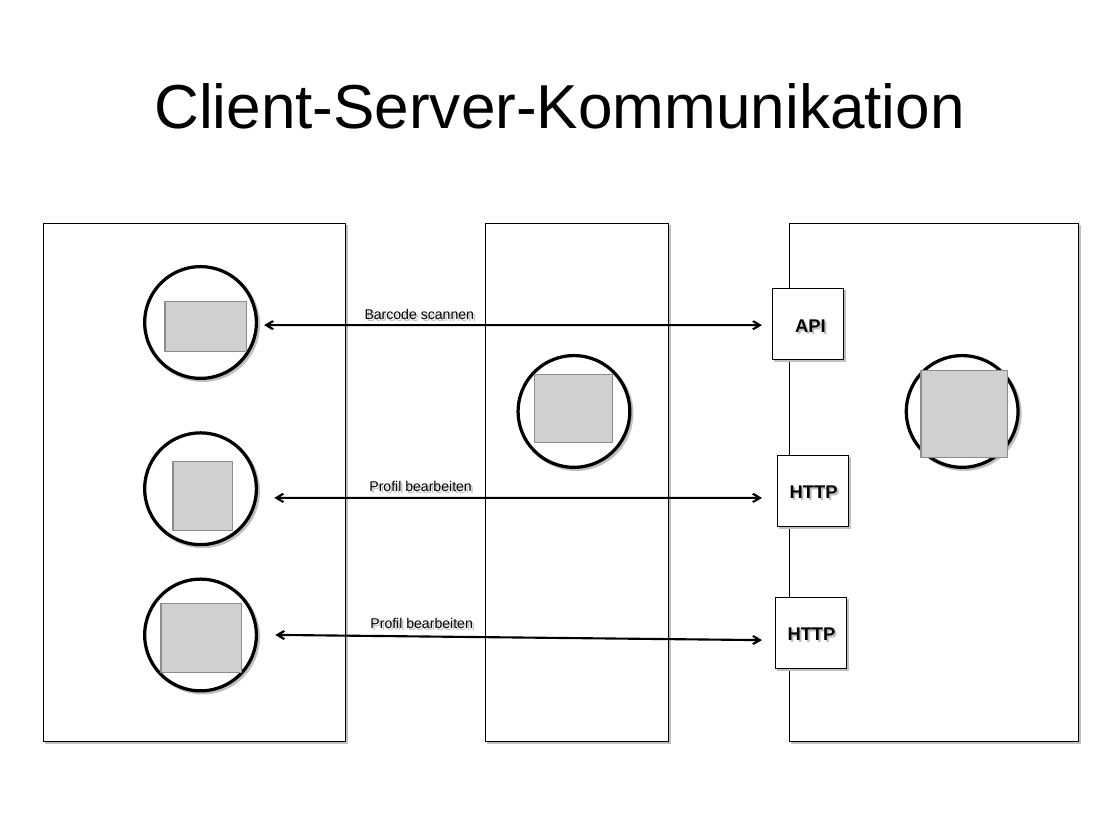
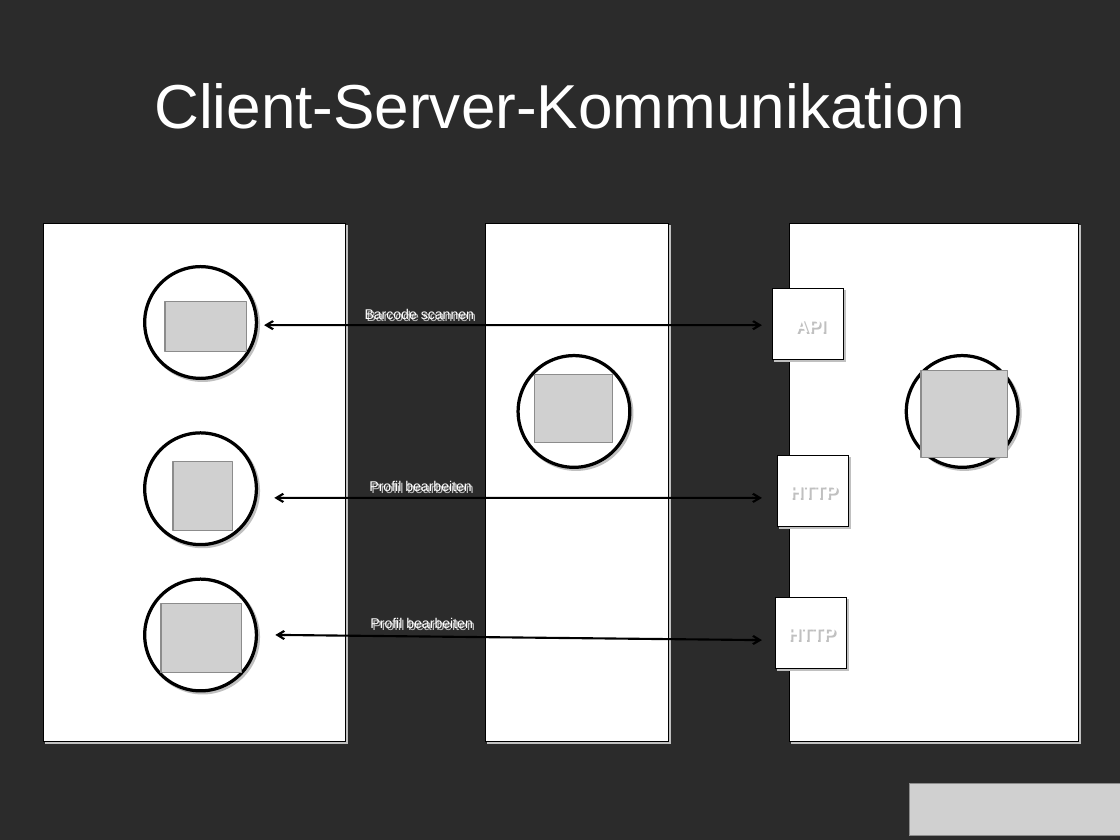
Before and after one commit to Alergeek/Dokumentation, a slide deck: slide 2 of Docs/30_Design/10_Backend/10_Klassendiagramme/hw_plan_proto.odp. Drawn at 1120x840 pixels with LibreOffice and Linux fonts; fonts in the diff are those of the drawing; grey boxes stand for pictures; background and template pictures are left out; a plain dark background stands for a picture behind light text. Boxes give left, top, right and bottom in pixels: in the first picture for what was removed or moved away, otherwise in the second. Text is boxed around its words. In the diff, an @@ line names an element or a change of style, - is before the commit and + after.

```diff
--- a/Docs/30_Design/10_Backend/10_Klassendiagramme/hw_plan_proto.odp
+++ b/Docs/30_Design/10_Backend/10_Klassendiagramme/hw_plan_proto.odp
@@ background #FFFFFF to picture (left out) @@
@@ text colour #000000 to #FFFFFF in 7 elements at [795,321,826,334], [788,629,836,642], [790,487,838,500], [154,83,964,129], [367,310,474,325], [371,480,472,497], [372,617,473,634] @@
@@ picture added at [910,784,1120,836] @@
```
Also in this commit, not shown: 3 other slides changed, 1 other file.
